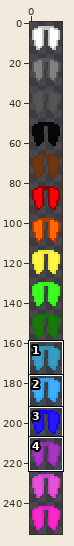
Edited in one commit: sprite sheet (assets/minecraft/optifine/cit/custom_elytras/color_elytra/jeb_elytra/elytra_item.png). The picture above shows the old version from afar; the outline marks the close-up.
Close-up. First the earlier version:
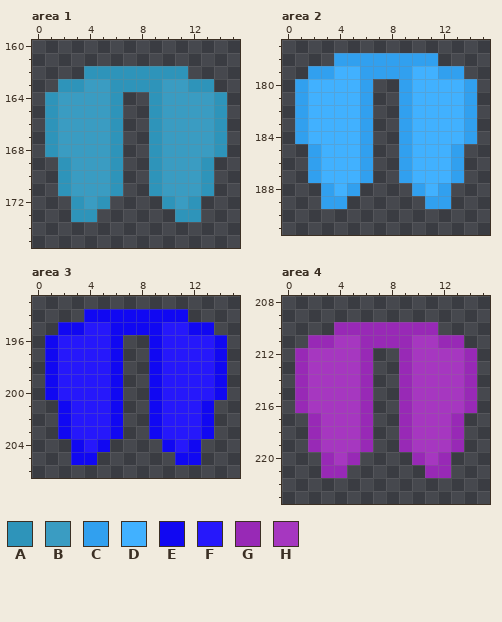
The file is 16x256 pixels. Colours within 5 levels of each other are drawn and written as one. Shown: area 1: x 0..15, y 160..175; area 2: x 0..15, y 177..191; area 3: x 0..15, y 193..206; area 4: x 0..15, y 208..223. The commit also changed other parts of the picture, which this record leaves out.
Palette (. is transparent): A #2e94ba  B #3a9cc2  C #31a0ef  D #41b1ff  E #1108f2  F #2618fb  G #9829b6  H #a637c0
Pixels before, area 1, first column x 1:
162 ...AAAAAAAA...
163 .AABBAAAABBAA.
164 ABBBBA..ABBBBA
165 ABBBBA..ABBBBA
166 ABBBBA..ABBBBA
167 ABBBBA..ABBBBA
168 ABBBBA..ABBBBA
169 .ABBBA..ABBBA.
170 .ABBBA..ABBBA.
171 .ABBBA..ABBBA.
172 ..ABA....ABA..
173 ..AA......AA..
Pixels before, area 2, first column x 1:
178 ...CCCCCCCC...
179 .CCDDCCCCDDCC.
180 CDDDDC..CDDDDC
181 CDDDDC..CDDDDC
182 CDDDDC..CDDDDC
183 CDDDDC..CDDDDC
184 CDDDDC..CDDDDC
185 .CDDDC..CDDDC.
186 .CDDDC..CDDDC.
187 .CDDDC..CDDDC.
188 ..CDC....CDC..
189 ..CC......CC..
Pixels before, area 3, first column x 1:
194 ...EEEEEEEE...
195 .EEFFEEEEFFEE.
196 EFFFFE..EFFFFE
197 EFFFFE..EFFFFE
198 EFFFFE..EFFFFE
199 EFFFFE..EFFFFE
200 EFFFFE..EFFFFE
201 .EFFFE..EFFFE.
202 .EFFFE..EFFFE.
203 .EFFFE..EFFFE.
204 ..EFE....EFE..
205 ..EE......EE..
Pixels before, area 4, first column x 1:
210 ...GGGGGGGG...
211 .GGHHGGGGHHGG.
212 GHHHHG..GHHHHG
213 GHHHHG..GHHHHG
214 GHHHHG..GHHHHG
215 GHHHHG..GHHHHG
216 GHHHHG..GHHHHG
217 .GHHHG..GHHHG.
218 .GHHHG..GHHHG.
219 .GHHHG..GHHHG.
220 ..GHG....GHG..
221 ..GG......GG..
Once edited:
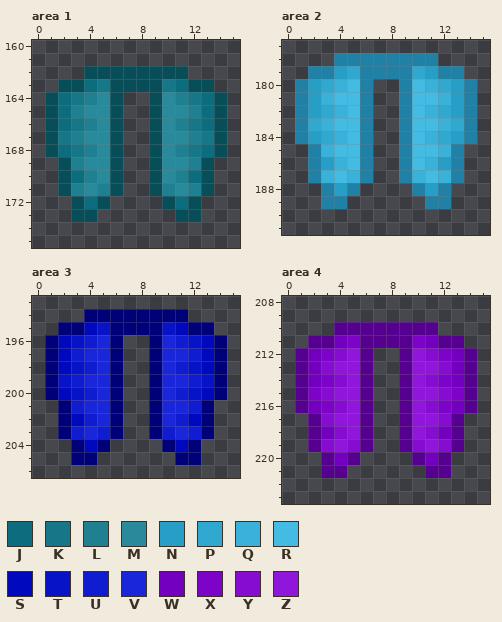
Colours new in this view: J #0b6d7e  K #157788  L #1e8091  M #288a9b  N #269ec6  P #30a8d0  Q #39b1d9  R #43bbe3  S #0009bd  T #0713c7  U #101cd0  V #1a26da  W #7300bf  X #7d03c9  Y #860cd2  Z #9016dc
Change:
colour A: #2e94ba -> #084e59
colour C: #31a0ef -> #2180a5
colour E: #1108f2 -> #000079
colour G: #9829b6 -> #55008e
Changed rows in their new state; - is a pixel that keeps its letter.
Area 1:
first column x 2:
163 --JK----KJ--
164 JKLM----MLKJ
165 JLMM----MMLJ
166 JKLM----MLKJ
167 KLMM----MMLK
168 JKLM----MLKJ
169 -LMM----MML-
170 -JLM----MLJ-
171 -LML----LML-
172 --J------J--
Area 2:
first column x 2:
179 --NP----PN--
180 NPQR----RQPN
181 NQRR----RRQN
182 NPQR----RQPN
183 PQRR----RRQP
184 NPQR----RQPN
185 -QRR----RRQ-
186 -NQR----RQN-
187 -QRQ----QRQ-
188 --N------N--
Area 3:
first column x 2:
195 --ST----TS--
196 STUV----VUTS
197 SUVV----VVUS
198 STUV----VUTS
199 TUVV----VVUT
200 STUV----VUTS
201 -UVV----VVU-
202 -SUV----VUS-
203 -UVU----UVU-
204 --S------S--
Area 4:
first column x 2:
211 --WX----XW--
212 WXYZ----ZYXW
213 WYZZ----ZZYW
214 WXYZ----ZYXW
215 XYZZ----ZZYX
216 WXYZ----ZYXW
217 -YZZ----ZZY-
218 -WYZ----ZYW-
219 -YZY----YZY-
220 --W------W--
Boxes around the changes in both close-ups, in picture pixels (x1, y1, x2, y2):
changed: (45, 66, 227, 222)
changed: (295, 53, 477, 209)
changed: (45, 309, 227, 465)
changed: (295, 322, 477, 478)
